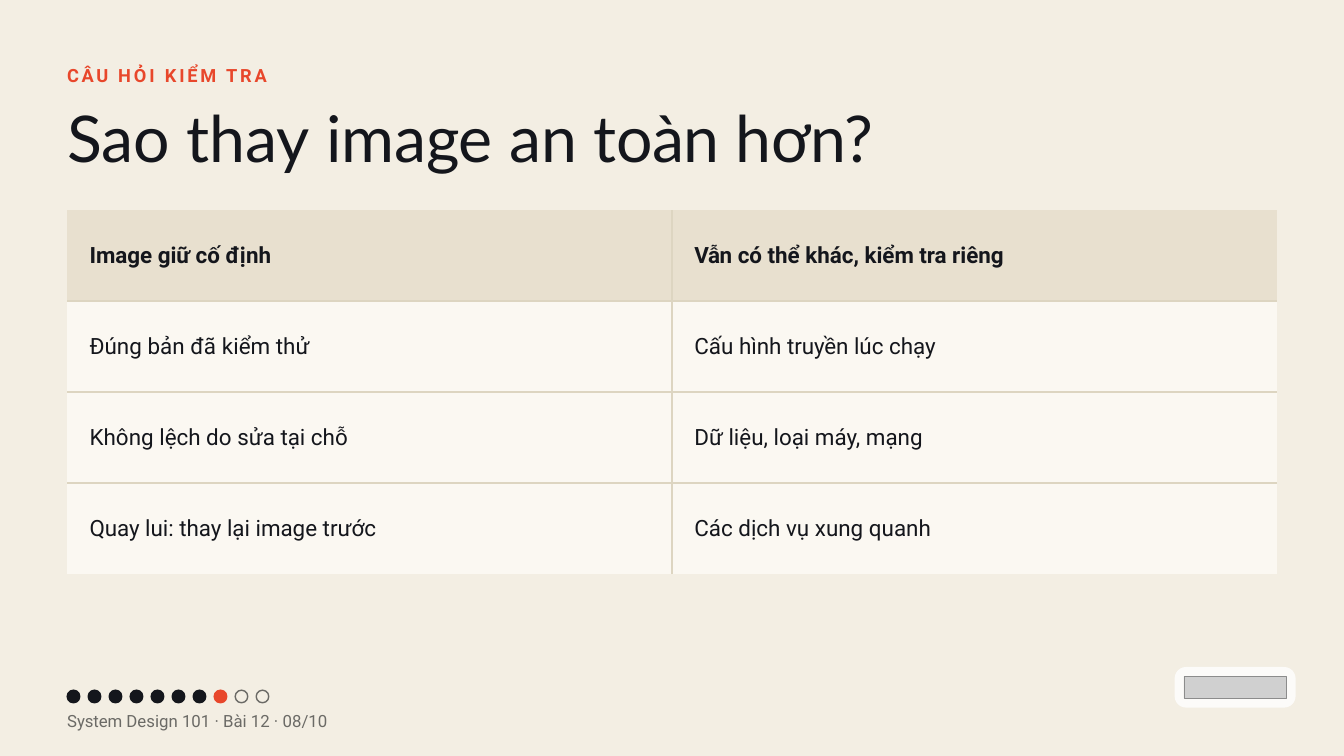
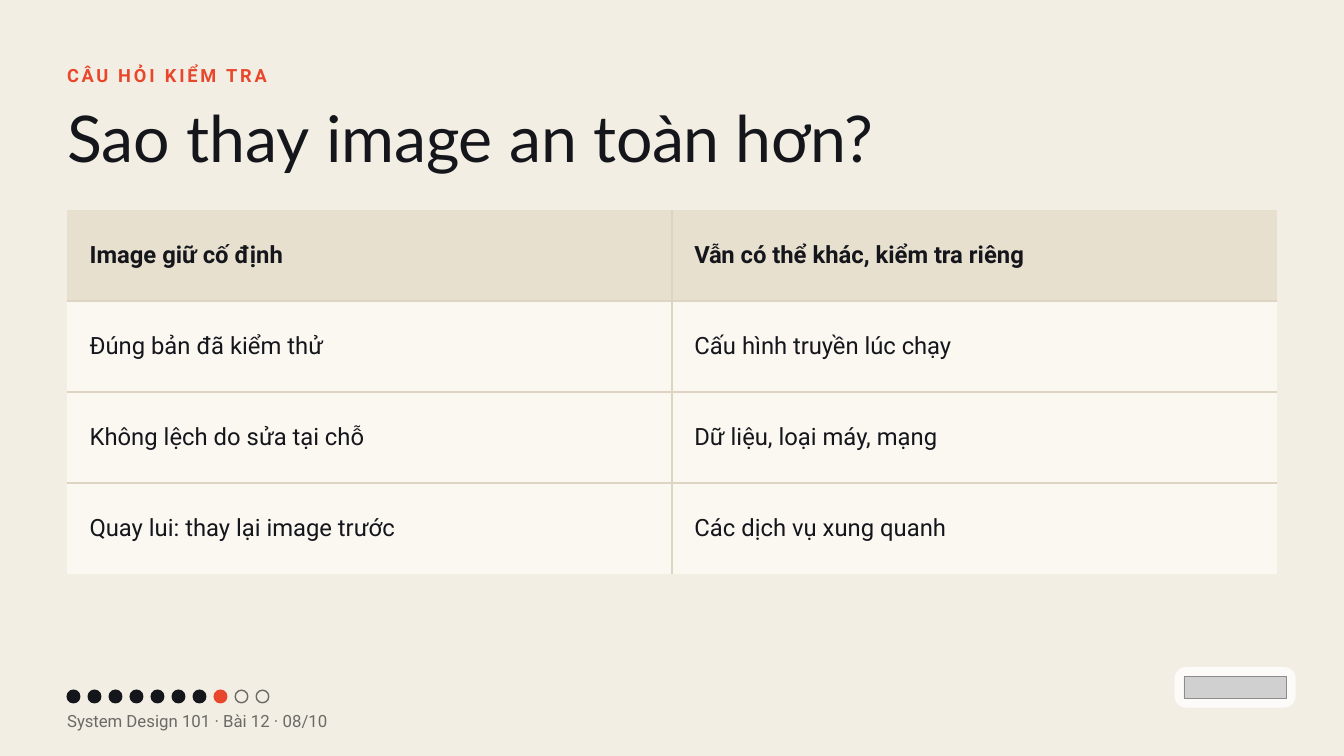
Before and after one commit to vohoailinh90/tool-marketing-studio, a slide deck: slide 8 of system-design-101/vi/lessons/sd-13-012/slides/sd-13-012.pptx. Drawn at 1344x756 pixels with LibreOffice and Linux fonts; fonts in the diff are those of the drawing; grey boxes stand for pictures. Boxes give left, top, right and bottom in pixels: in the first picture for what was removed or moved away, otherwise in the second. Text is boxed around its words. In the diff, an @@ line names an element or a change of style, - is before the commit and + after.

```diff
--- a/system-design-101/vi/lessons/sd-13-012/slides/sd-13-012.pptx
+++ b/system-design-101/vi/lessons/sd-13-012/slides/sd-13-012.pptx
@@ table at (x1=67, y1=210, x2=1277, y2=545) @@
@@ size 24 to 25.5 pt @@
@@ letter spacing -0.1 to 0 pt in "Image" @@
@@ letter spacing 0 to -0.1 pt in "Dữ" @@
@@ line spacing 28.8pt to 30.6pt @@
```
Also in this commit, not shown: 4 other files.
